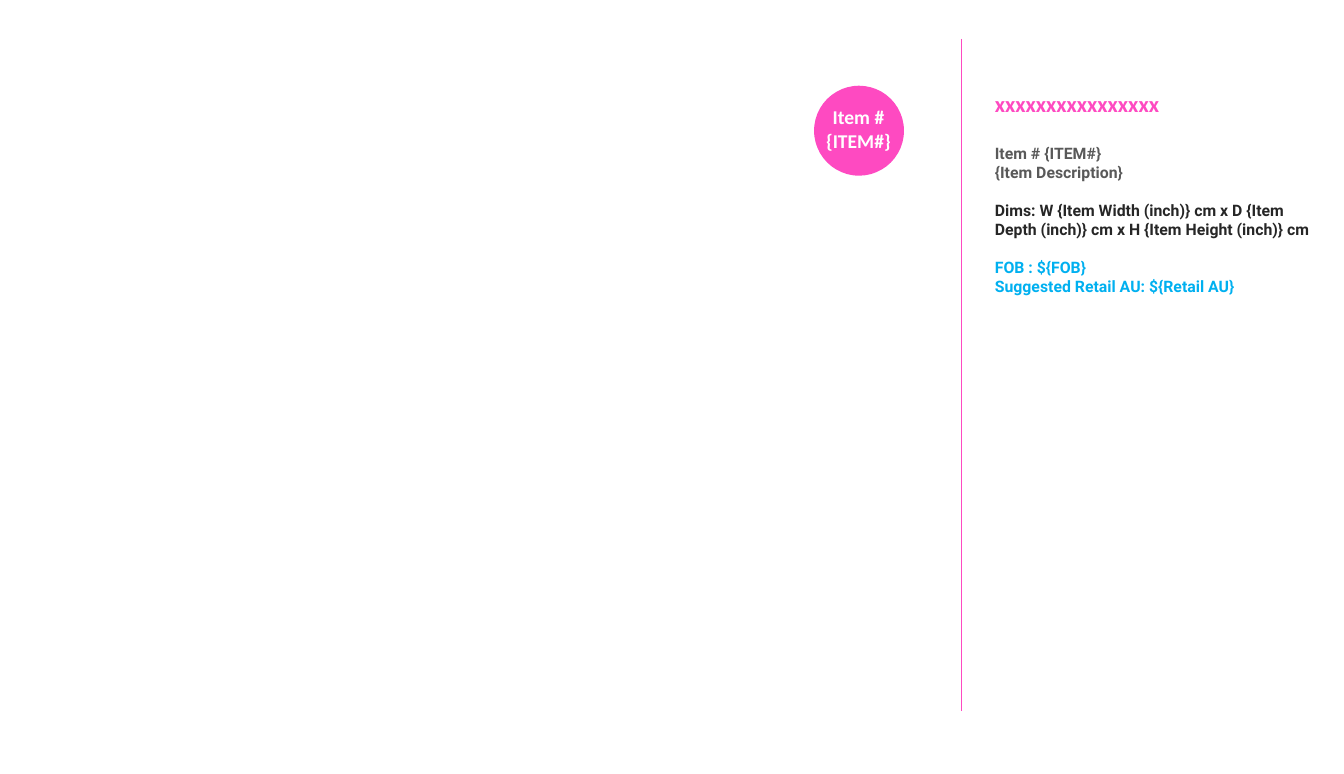
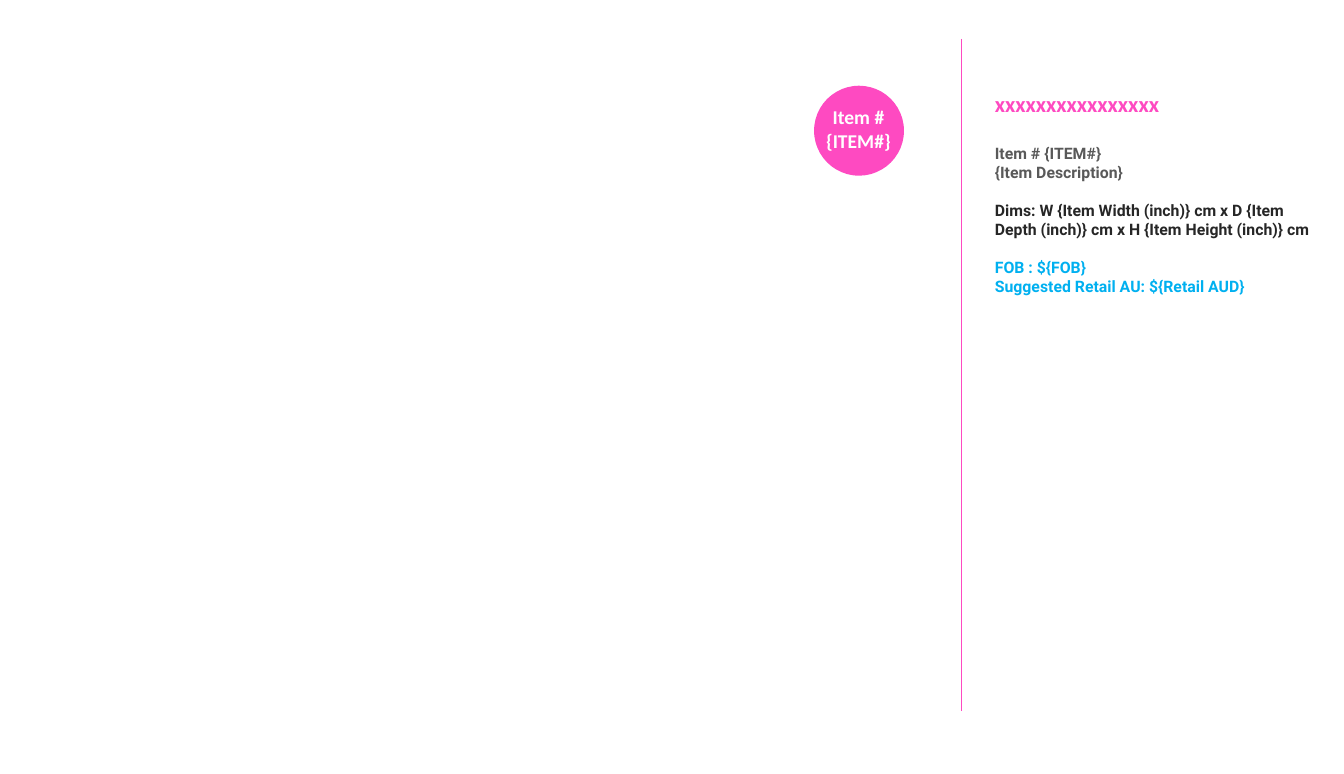
Before and after one commit to KyoWuJiuJiu/ppt-generator, a slide deck: slide 1 of 1.pptx. Drawn at 1344x774 pixels with LibreOffice and Linux fonts; fonts in the diff are those of the drawing. Boxes give left, top, right and bottom in pixels: in the first picture for what was removed or moved away, otherwise in the second. Text is boxed around its words. In the diff, an @@ line names an element or a change of style, - is before the commit and + after.

```diff
--- a/1.pptx
+++ b/1.pptx
@@ text at [995,279,1244,296]: text changed @@
-Suggested Retail AU: ${Retail AU}
+Suggested Retail AU: ${Retail AUD}
```
